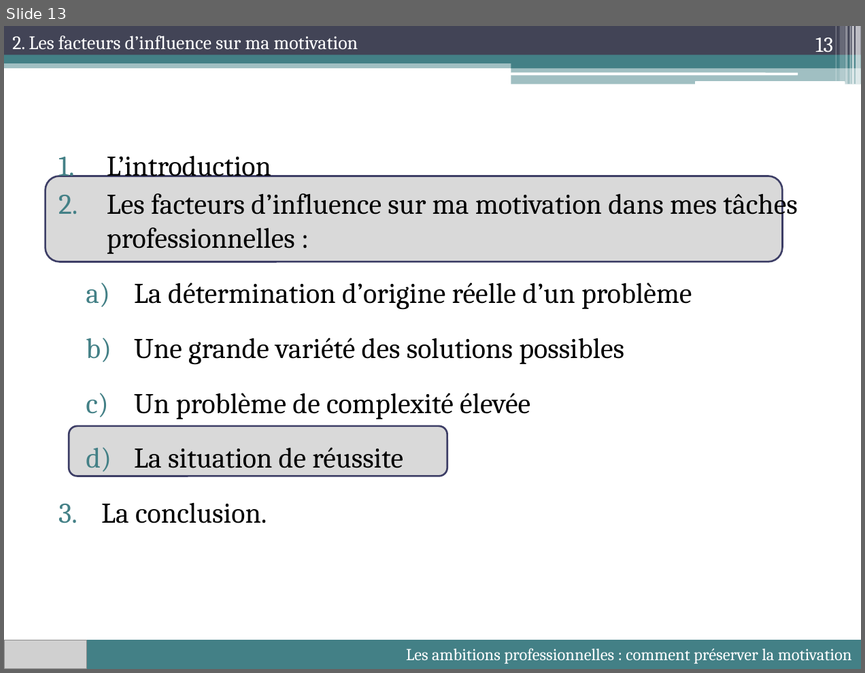
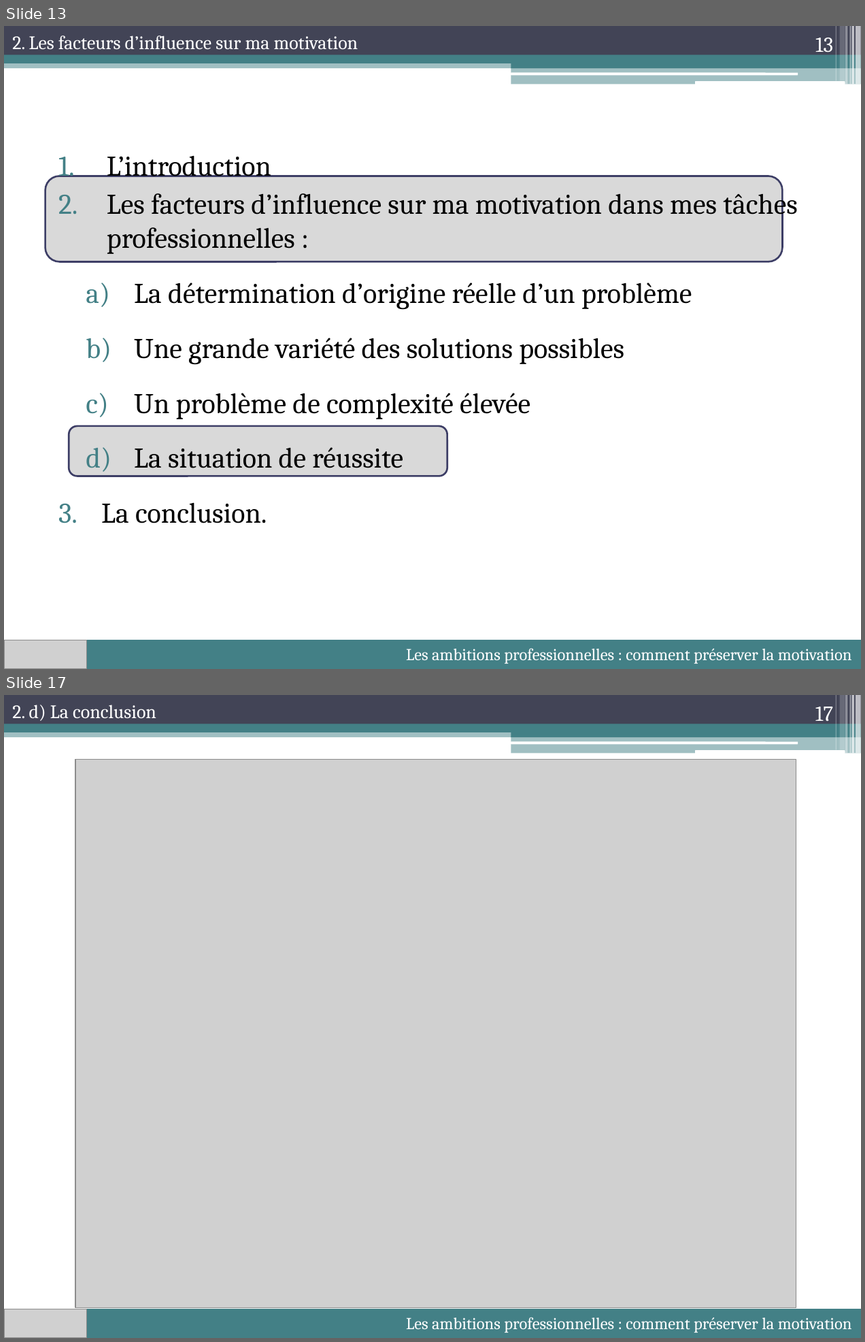
Before and after one commit to lioubouchkin/soutenance, a slide deck: Soutenance.pptx. Shown one above the other, each under a label of ours: slide 13 before the commit, slides 13 and 17 after it; the slides between them are not shown. The pictures are 865x673 and 865x1342 pixels, drawn with LibreOffice and Linux fonts; fonts in the diff are those of the drawing; grey boxes stand for pictures. Boxes give left, top, right and bottom in pixels: in the first picture for what was removed or moved away, otherwise in the second. Text is boxed around its words. In the diff, an @@ line names an element or a change of style, - is before the commit and + after.

```diff
--- a/Soutenance.pptx
+++ b/Soutenance.pptx
@@ slide 17 added at [4,695,861,1338], background #FFFFFF; not listed: 13 template elements that a slide beside it also shows @@
@@ text added at [12,705,156,721], 16 pt, text #FFFFFF @@
+2. d) La conclusion
@@ page number added at [815,707,833,726], 18 pt, text #FFFFFF @@
+17
@@ picture added at [75,759,796,1308] @@
@@ rectangle added at [4,1308,861,1338], fill #438086, 14 pt, text #FFFFFF @@
+Les ambitions professionnelles : comment préserver la motivation
@@ picture added at [4,1309,87,1338] @@
```
Also in this commit, not shown: 2 slides changed, 3 other slides added, 8 other files.
